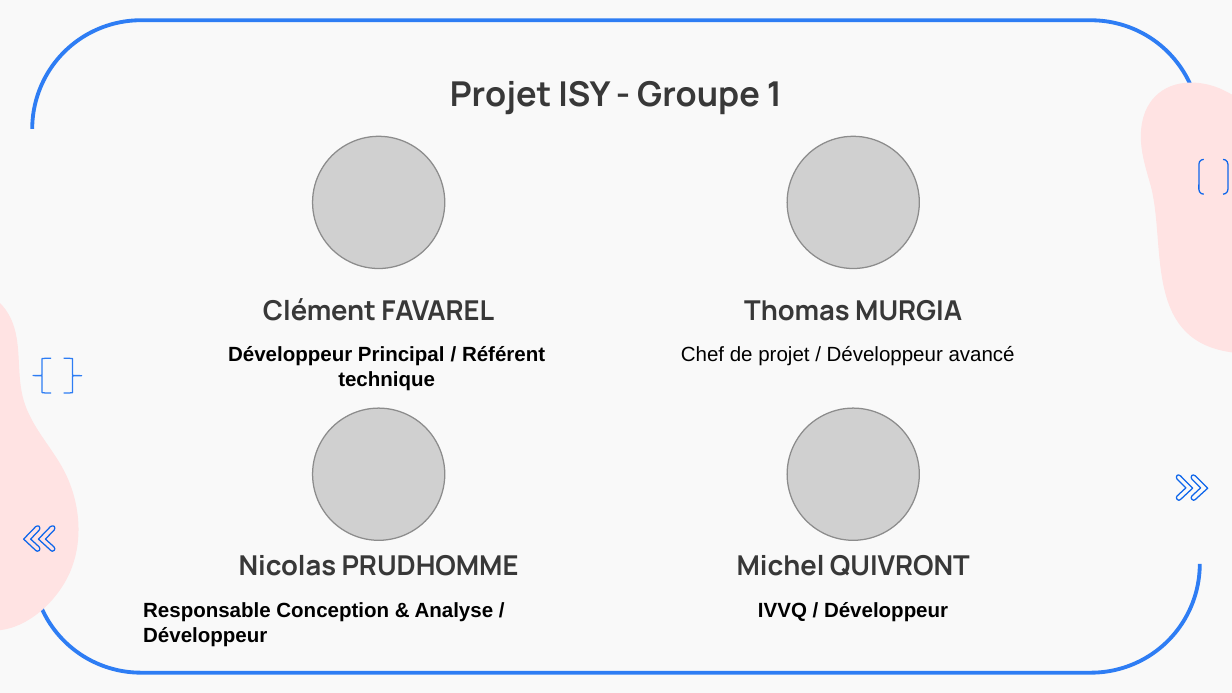
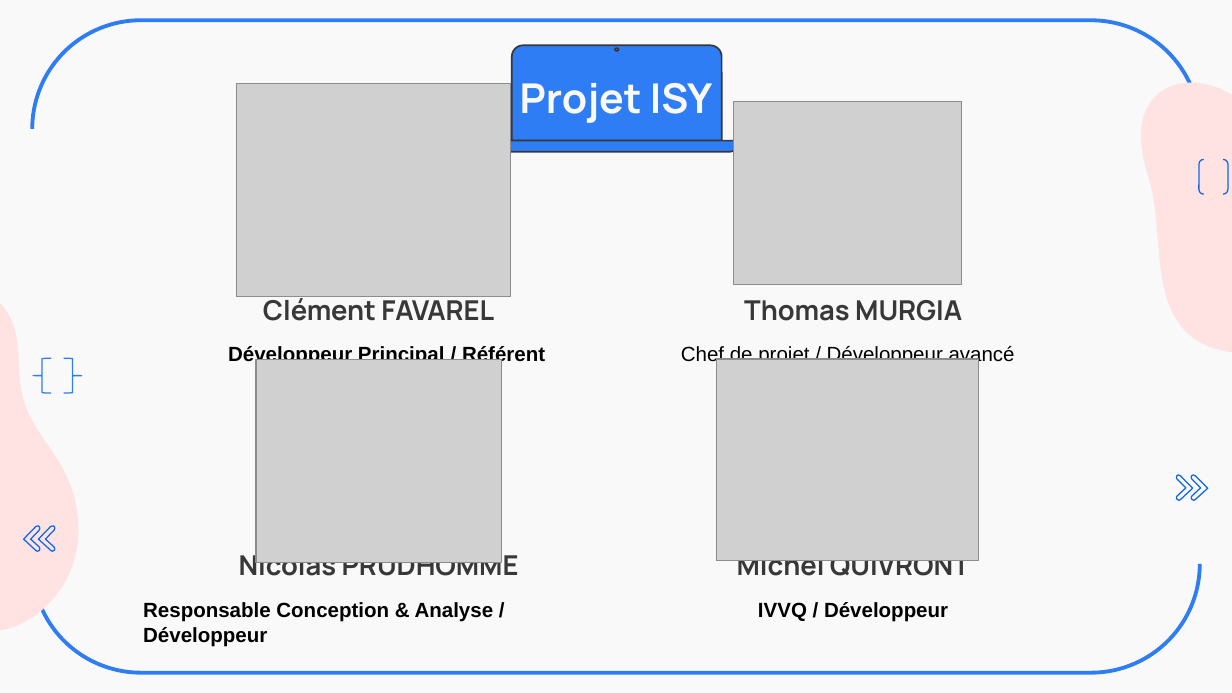
Before and after one commit to clementfvrl/projet_linux, a slide deck: slide 1 of docs/Presentation/ProjetISY_Groupe1_FAVAREL_MURGIA_PRUDHOMME_QUIVRONT.pptx. Drawn at 1232x693 pixels with LibreOffice and Linux fonts; fonts in the diff are those of the drawing; grey boxes stand for pictures. Boxes give left, top, right and bottom in pixels: in the first picture for what was removed or moved away, otherwise in the second. Text is boxed around its words. In the diff, an @@ line names an element or a change of style, - is before the commit and + after.

```diff
--- a/docs/Presentation/ProjetISY_Groupe1_FAVAREL_MURGIA_PRUDHOMME_QUIVRONT.pptx
+++ b/docs/Presentation/ProjetISY_Groupe1_FAVAREL_MURGIA_PRUDHOMME_QUIVRONT.pptx
@@ round same rect added at box(511, 46, 721, 140), fill #2E7DF4, outline #383838 1 pt @@
@@ ellipse added at box(615, 48, 618, 51), fill #2E7DF4, outline #383838 1 pt @@
@@ picture added at box(237, 84, 510, 297) @@
@@ title at box(520, 83, 712, 123): text changed; size 20 to 24 pt; text colour #383838 to #F9F9F9 @@
-Projet ISY - Groupe 1
+Projet ISY
@@ picture added at box(733, 101, 961, 285) @@
@@ picture removed at box(313, 137, 445, 269) @@
@@ round same rect added at box(499, 140, 736, 152), fill #2E7DF4, outline #383838 1 pt @@
@@ picture removed at box(787, 137, 919, 269) @@
@@ picture added at box(256, 360, 501, 563) @@
@@ picture added at box(716, 360, 978, 562) @@
@@ picture removed at box(313, 408, 445, 540) @@
@@ picture removed at box(787, 408, 919, 540) @@
```
